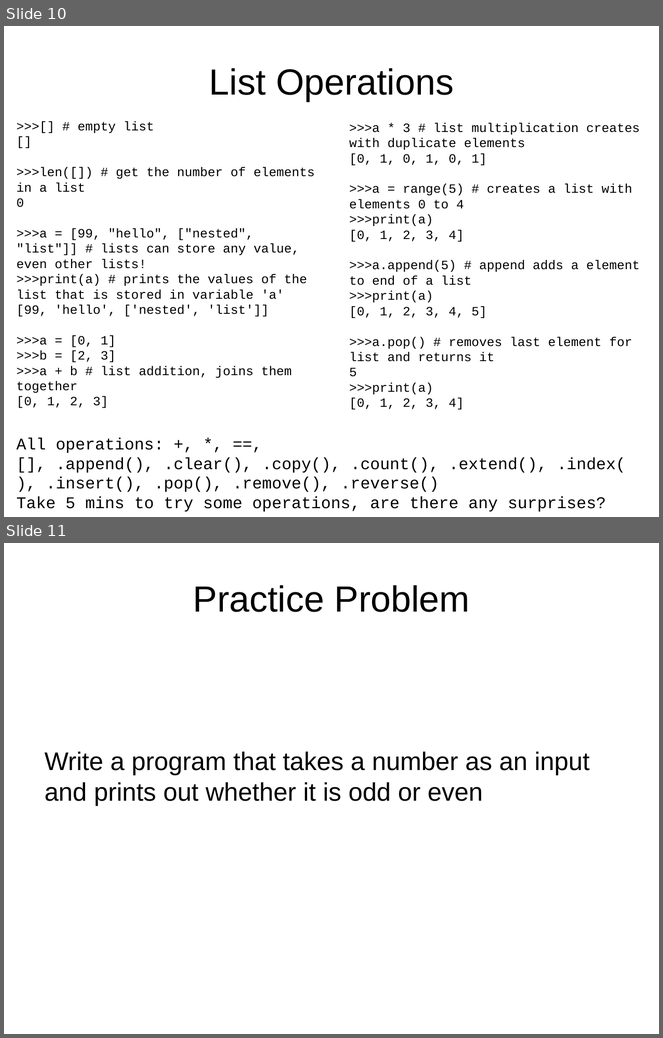
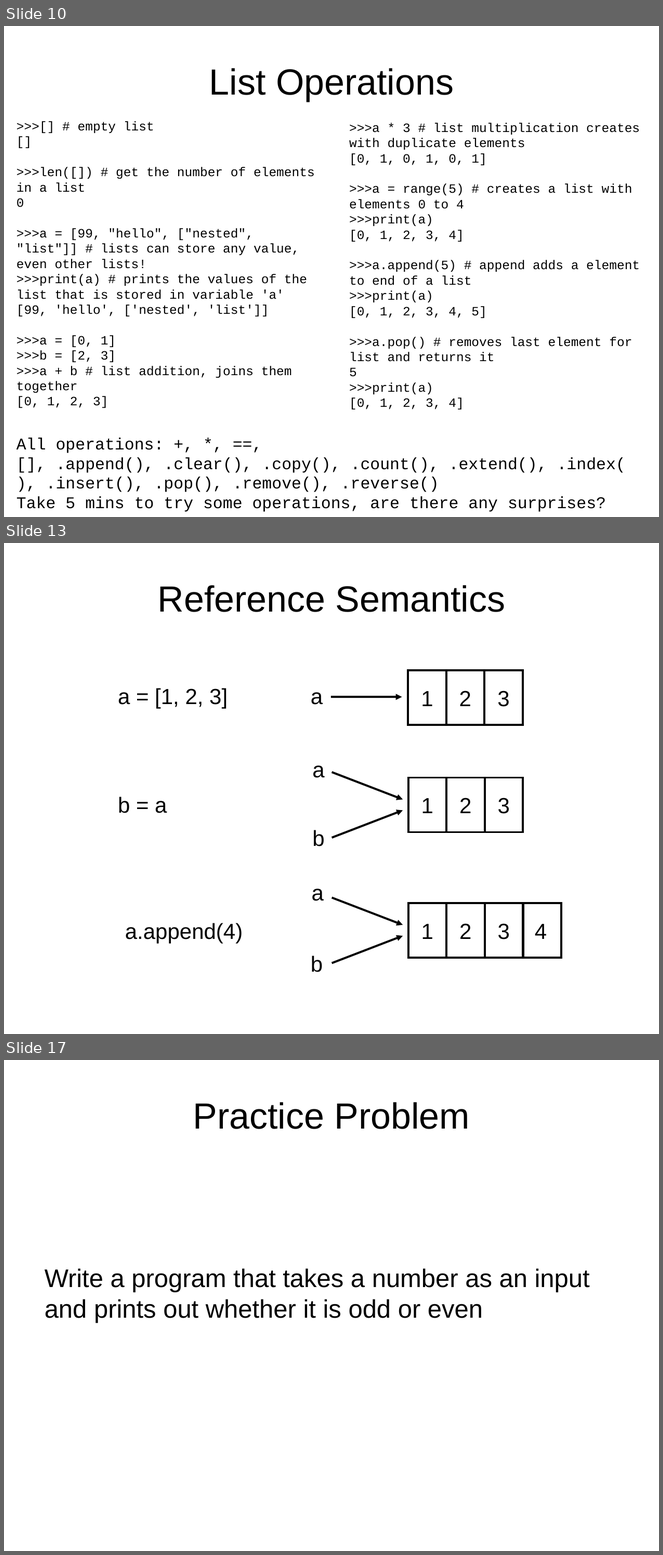
Before and after one commit to jyesselm/Chem991E, a slide deck: 01_introduction_to_python/slides.pptx. Shown one above the other, each under a label of ours: slides 10 and 11 before the commit, slides 10, 13 and 17 after it; the slides between them are not shown. The pictures are 663x1038 and 663x1555 pixels, drawn with LibreOffice and Linux fonts; fonts in the diff are those of the drawing. Boxes give left, top, right and bottom in pixels: in the first picture for what was removed or moved away, otherwise in the second. Text is boxed around its words. In the diff, an @@ line names an element or a change of style, - is before the commit and + after.

```diff
--- a/01_introduction_to_python/slides.pptx
+++ b/01_introduction_to_python/slides.pptx
@@ slide 13 added at box(4, 543, 659, 1034), background #FFFFFF @@
@@ title added at box(158, 585, 506, 612), 40 pt, text #000000 @@
+Reference Semantics
@@ rectangle added at box(408, 670, 446, 724), outline #000000 2.25 pt, 24 pt, text #000000 @@
+1
@@ rectangle added at box(446, 670, 484, 724), outline #000000 2.25 pt, 24 pt, text #000000 @@
+2
@@ rectangle added at box(485, 670, 523, 724), outline #000000 2.25 pt, 24 pt, text #000000 @@
+3
@@ text added at box(118, 688, 228, 709), 24 pt, text #000000 @@
+a = [1, 2, 3]
@@ text added at box(311, 692, 323, 705), 24 pt, text #000000 @@
+a
@@ arrow added from (331, 697) to (402, 697), #000000 2.25 pt @@
@@ text added at box(312, 766, 324, 778), 24 pt, text #000000 @@
+a
@@ arrow added from (332, 772) to (403, 800), #000000 2.25 pt @@
@@ rectangle added at box(408, 778, 446, 832), outline #000000 2.25 pt, 24 pt, text #000000 @@
+1
@@ rectangle added at box(447, 778, 485, 832), outline #000000 2.25 pt, 24 pt, text #000000 @@
+2
@@ rectangle added at box(485, 778, 523, 832), outline #000000 2.25 pt, 24 pt, text #000000 @@
+3
@@ text added at box(118, 797, 167, 813), 24 pt, text #000000 @@
+b = a
@@ arrow added from (332, 838) to (403, 810), #000000 2.25 pt @@
@@ text added at box(312, 830, 324, 847), 24 pt, text #000000 @@
+b
@@ text added at box(312, 889, 324, 901), 24 pt, text #000000 @@
+a
@@ arrow added from (332, 898) to (403, 925), #000000 2.25 pt @@
@@ rectangle added at box(408, 903, 446, 958), outline #000000 2.25 pt, 24 pt, text #000000 @@
+1
@@ rectangle added at box(447, 903, 485, 958), outline #000000 2.25 pt, 24 pt, text #000000 @@
+2
@@ rectangle added at box(485, 903, 523, 958), outline #000000 2.25 pt, 24 pt, text #000000 @@
+3
@@ rectangle added at box(523, 903, 561, 958), outline #000000 2.25 pt @@
@@ text added at box(125, 923, 243, 943), 24 pt, text #000000 @@
+a.append(4)
@@ text added at box(535, 924, 547, 939), 24 pt, text #000000 @@
+4
@@ arrow added from (332, 964) to (403, 936), #000000 2.25 pt @@
@@ text added at box(311, 956, 323, 973), 24 pt, text #000000 @@
+b
@@ what was slide 11 is now slide 17 @@
```
Also in this commit, not shown: 5 other slides added, 3 other files.
